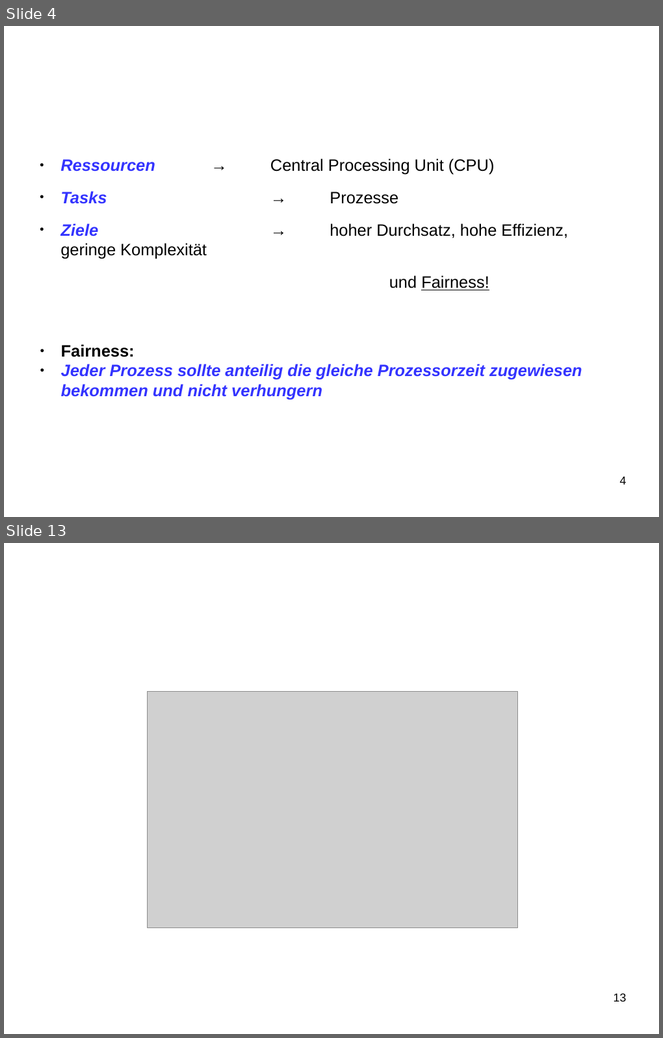
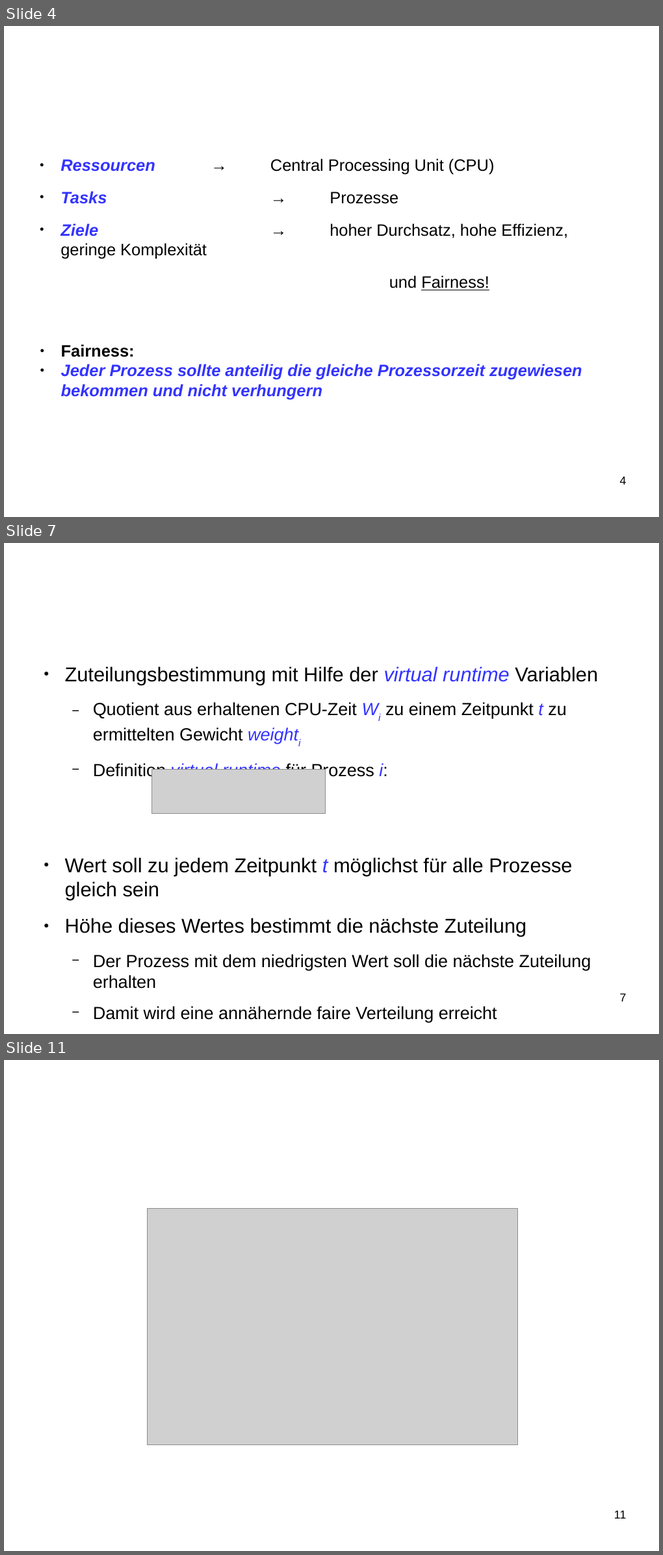
Before and after one commit to SeminararbeitCFS/main, a slide deck: vortrag/vortrag_CFS.odp. Shown one above the other, each under a label of ours: slides 4 and 13 before the commit, slides 4, 7 and 11 after it; the slides between them are not shown. The pictures are 663x1038 and 663x1555 pixels, drawn with LibreOffice and Linux fonts; fonts in the diff are those of the drawing; grey boxes stand for pictures; background and template pictures are left out. Boxes give left, top, right and bottom in pixels: in the first picture for what was removed or moved away, otherwise in the second. Text is boxed around its words. In the diff, an @@ line names an element or a change of style, - is before the commit and + after.

```diff
--- a/vortrag/vortrag_CFS.odp
+++ b/vortrag/vortrag_CFS.odp
@@ slide 7 added at (4, 543, 659, 1034), background #FFFFFF @@
@@ title added at (36, 561, 493, 642), 47.6 pt, text #FFFFFF @@
+Funktionsweise CFS
@@ text added at (65, 667, 598, 1023), 21.3 pt, text #000000 @@
+● Zuteilungsbestimmung mit Hilfe der virtual runtime Variablen
+  − Quotient aus erhaltenen CPU-Zeit Wi zu einem Zeitpunkt t zu ermittelten Gewicht weighti
+  − Definition virtual runtime für Prozess i:
+● Wert soll zu jedem Zeitpunkt t möglichst für alle Prozesse gleich sein
+● Höhe dieses Wertes bestimmt die nächste Zuteilung
+  − Der Prozess mit dem niedrigsten Wert soll die nächste Zuteilung erhalten
+  − Damit wird eine annähernde faire Verteilung erreicht
@@ picture added at (152, 770, 326, 814) @@
@@ page number added at (620, 993, 627, 1002), 14 pt, text #000000 @@
+7
@@ what was slide 13 is now slide 11 @@
@@ page number at (614, 1510, 626, 1519): text changed @@
-13
+11
```
Also in this commit, not shown: 6 slides changed, 1 other slide added, 3 slides removed.
